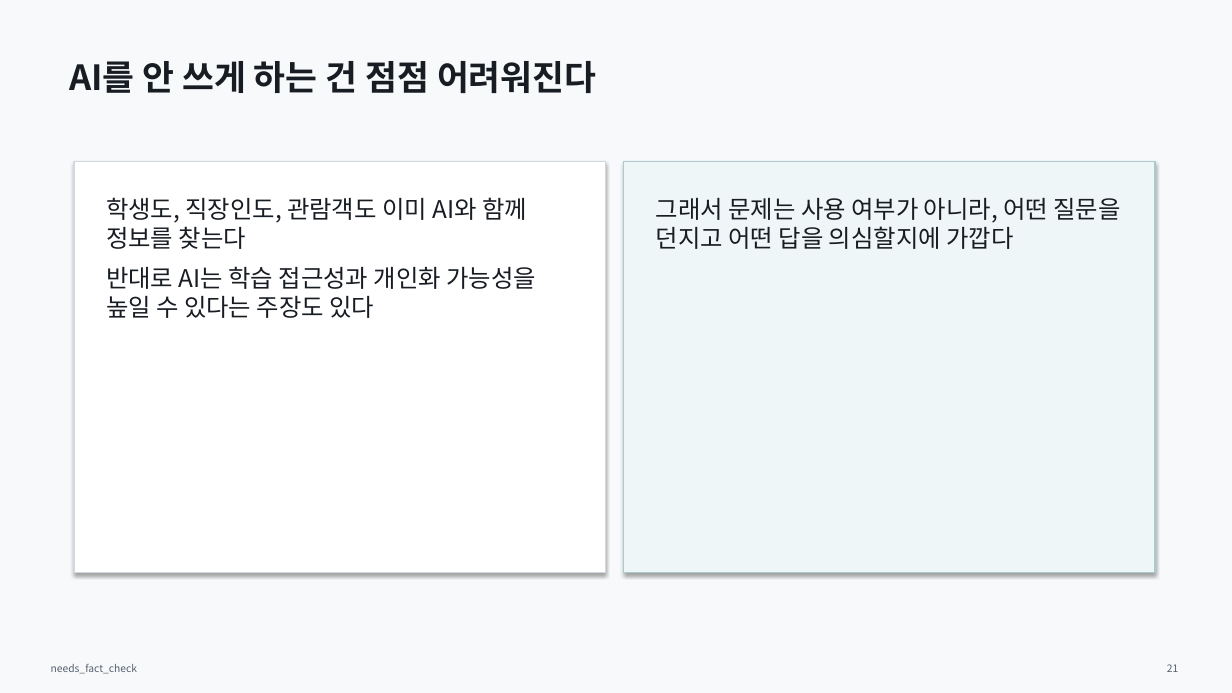
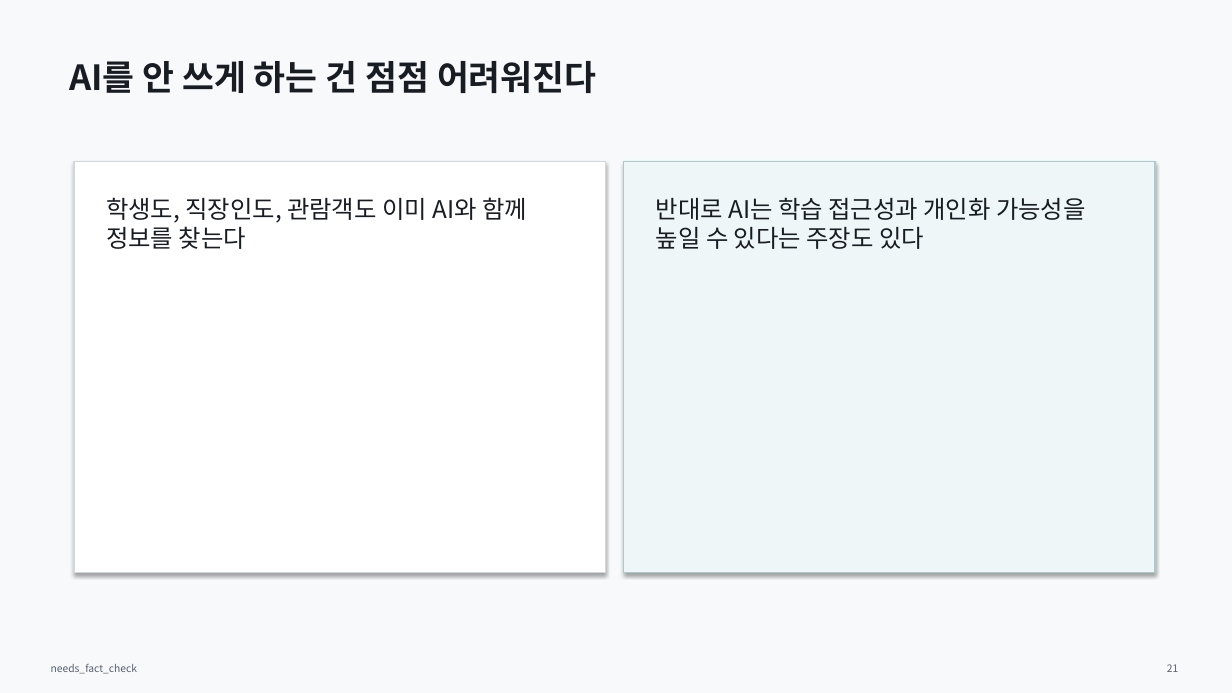
Before and after one commit to Rlearnchan/luddite, a slide deck: slide 21 of outputs/pptx/ai_knowledge_institution_draft.pptx. Drawn at 1232x693 pixels with LibreOffice and Linux fonts; fonts in the diff are those of the drawing. Boxes give left, top, right and bottom in pixels: in the first picture for what was removed or moved away, otherwise in the second. Text is boxed around its words. In the diff, an @@ line names an element or a change of style, - is before the commit and + after.

```diff
--- a/outputs/pptx/ai_knowledge_institution_draft.pptx
+++ b/outputs/pptx/ai_knowledge_institution_draft.pptx
@@ text at bbox=[656, 197, 1086, 249]: text changed @@
-그래서 문제는 사용 여부가 아니라, 어떤 질문을 던지고 어떤 답을 의심할지에 가깝다
+반대로 AI는 학습 접근성과 개인화 가능성을 높일 수 있다는 주장도 있다
@@ text at bbox=[106, 266, 536, 318]: paragraph removed @@
-반대로 AI는 학습 접근성과 개인화 가능성을 높일 수 있다는 주장도 있다
```
Also in this commit, not shown: 13 other slides changed, 8 other files.
